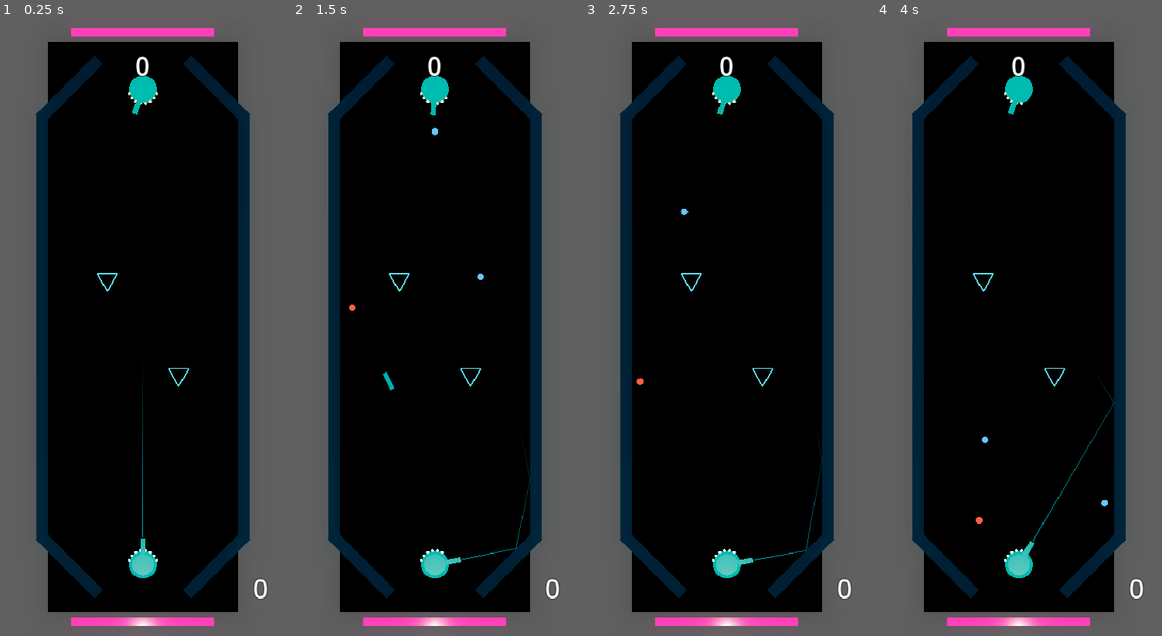
Above: before the commit, frames 1-4 (left to right).
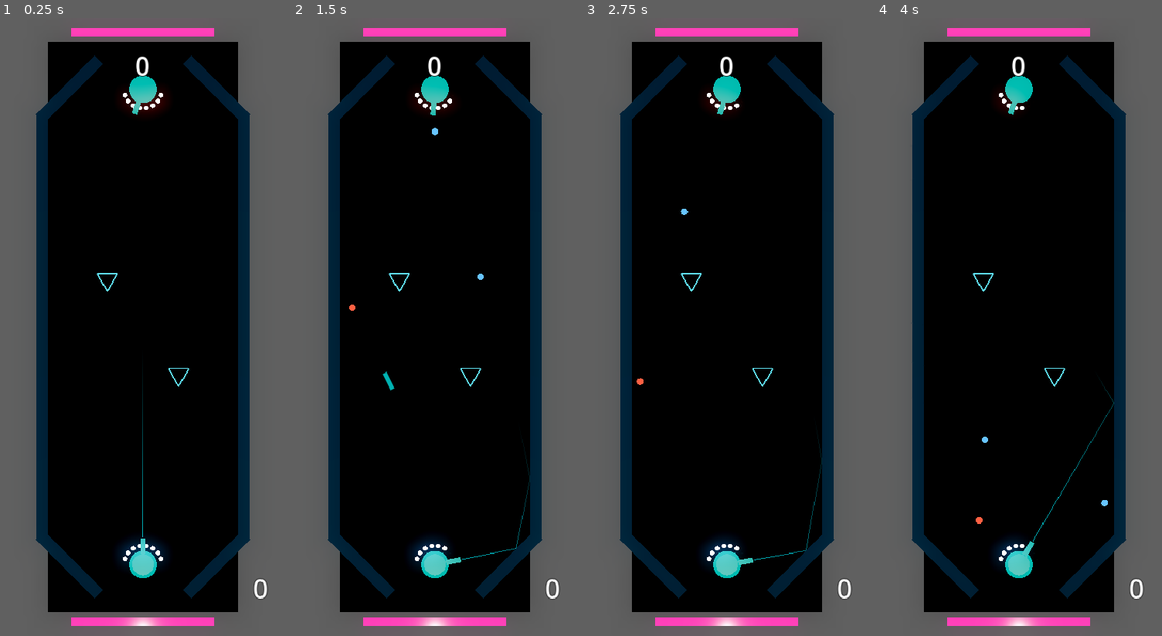
Above: after the commit, the same moments.

Repository: mchambers-mojang/sweet-vinegar-games
Game: Godot game, scene res://carom/scenes/carom_arena.tscn
Two runs of this game, one before a commit and one after it. Both use one fixed random seed, a clock stepped at 60 frames per second and the inputs below. This scene is started directly instead of the project's main scene.
Inputs (mouse positions are in pixels of both pictures, inside the frame that each line leads up to):
- Up to frame 1 (0.25 s): no input
- Up to frame 2 (1.5 s): tap Enter (ui_accept) at 0.5, 0.77 s; move the mouse to (497, 296) at 0.52 s; hold Right (ui_right) 0.53-1.25 s; hold Shift 0.53-1.25 s; click (497, 296) at 0.67 s; drag from (377, 357) to (420, 450) at 1.27 s
- Up to frame 3 (2.75 s): move the mouse to (755, 191) at 2.02 s; hold Right (ui_right) from 2.03 s (still down); tap Ctrl at 2.1 s
- Up to frame 4 (4 s): release Right (ui_right) at 2.75 s; drag from (1004, 450) to (933, 234) at 2.77 s; move the mouse to (1104, 419) at 3.52 s; hold Left (ui_left) from 3.53 s (still down); tap C at 3.6 s; tap Enter (ui_accept) at 3.77 s

The runs differ from the first frame. In frame 1, 1.1% of the frame differs, in the area x 41-59%, y 11-89%; in frame 2, 0.8%; in frame 3, 0.7%; in frame 4, 0.6%.

Commit message:
Fix reload button visibility + enlarge ammo ring
Reload button: defer positioning until viewport has final size, connect
to size_changed for resize handling, add to tree before positioning.

Ammo ring: larger bullets (0.1 radius, 0.35 height), wider ring (0.8),
raised higher (0.25), stronger emission (4x), spent bullets go dark gray
instead of dim team color for better contrast.

Co-authored-by: Copilot <223556219+Copilot@users.noreply.github.com>

Diff:
--- a/carom/scripts/carom_hud.gd
+++ b/carom/scripts/carom_hud.gd
@@ -142,8 +142,10 @@
 	_reload_button.reload_requested.connect(func() -> void:
 		reload_requested.emit()
 	)
-	_position_reload_button()
 	get_parent().add_child(_reload_button)
+	# Defer positioning to ensure viewport has final size
+	get_viewport().size_changed.connect(_position_reload_button)
+	call_deferred("_position_reload_button")
 
 
 func _position_reload_button() -> void:
--- a/carom/scripts/carom_turret.gd
+++ b/carom/scripts/carom_turret.gd
@@ -247,9 +247,9 @@
 
 # --- Ammo ring (3D visual on turret base) ---
 
-const AMMO_RING_RADIUS: float = 0.6
-const AMMO_BULLET_RADIUS: float = 0.06
-const AMMO_BULLET_HEIGHT: float = 0.2
+const AMMO_RING_RADIUS: float = 0.8
+const AMMO_BULLET_RADIUS: float = 0.1
+const AMMO_BULLET_HEIGHT: float = 0.35
 
 func _create_ammo_ring() -> void:
 	_ammo_ring_node = Node3D.new()
@@ -260,7 +260,7 @@
 
 
 func _build_ammo_indicators() -> void:
-	_ammo_ring_node.global_position = global_position + Vector3(0.0, 0.15, 0.0)
+	_ammo_ring_node.global_position = global_position + Vector3(0.0, 0.25, 0.0)
 	_ammo_indicators.clear()
 
 	var arc_start := -PI * 0.4
@@ -284,7 +284,7 @@
 		mat.albedo_color = team_color
 		mat.emission_enabled = true
 		mat.emission = team_color
-		mat.emission_energy_multiplier = 2.0
+		mat.emission_energy_multiplier = 4.0
 		mesh_inst.material_override = mat
 
 		mesh_inst.position = offset
@@ -301,13 +301,15 @@
 		if i < current_ammo:
 			mat.albedo_color = team_color
 			mat.emission = team_color
-			mat.emission_energy_multiplier = 2.0
+			mat.emission_energy_multiplier = 4.0
 			indicator.scale = Vector3.ONE
+			indicator.visible = true
 		else:
-			mat.albedo_color = team_color * 0.2
-			mat.emission = team_color * 0.1
-			mat.emission_energy_multiplier = 0.2
-			indicator.scale = Vector3(0.6, 0.6, 0.6)
+			mat.albedo_color = Color(0.15, 0.15, 0.15)
+			mat.emission = Color.BLACK
+			mat.emission_energy_multiplier = 0.0
+			indicator.scale = Vector3(0.5, 0.5, 0.5)
+			indicator.visible = true
 
 
 func _on_ammo_changed_visual(_current: int, _max: int) -> void:
